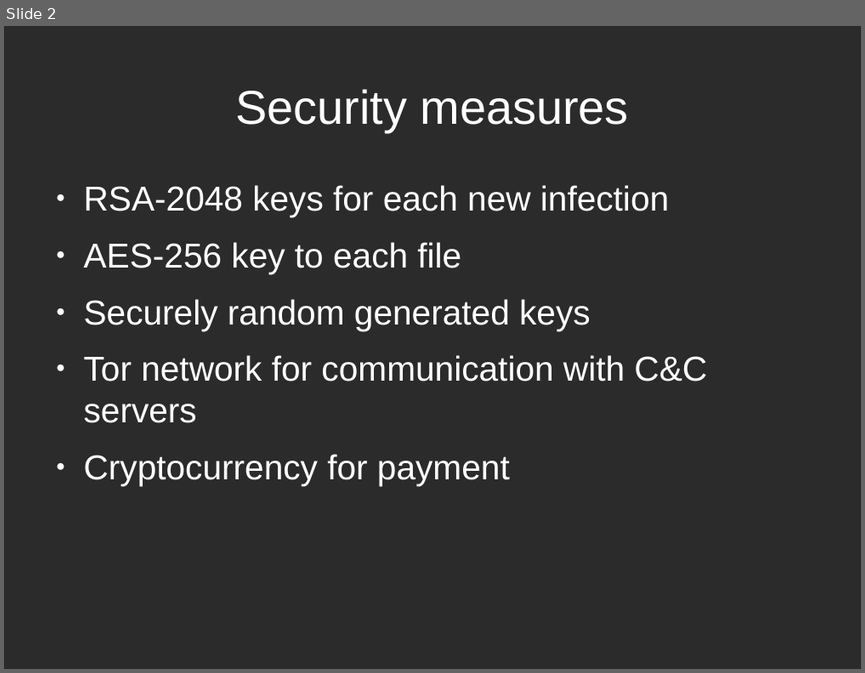
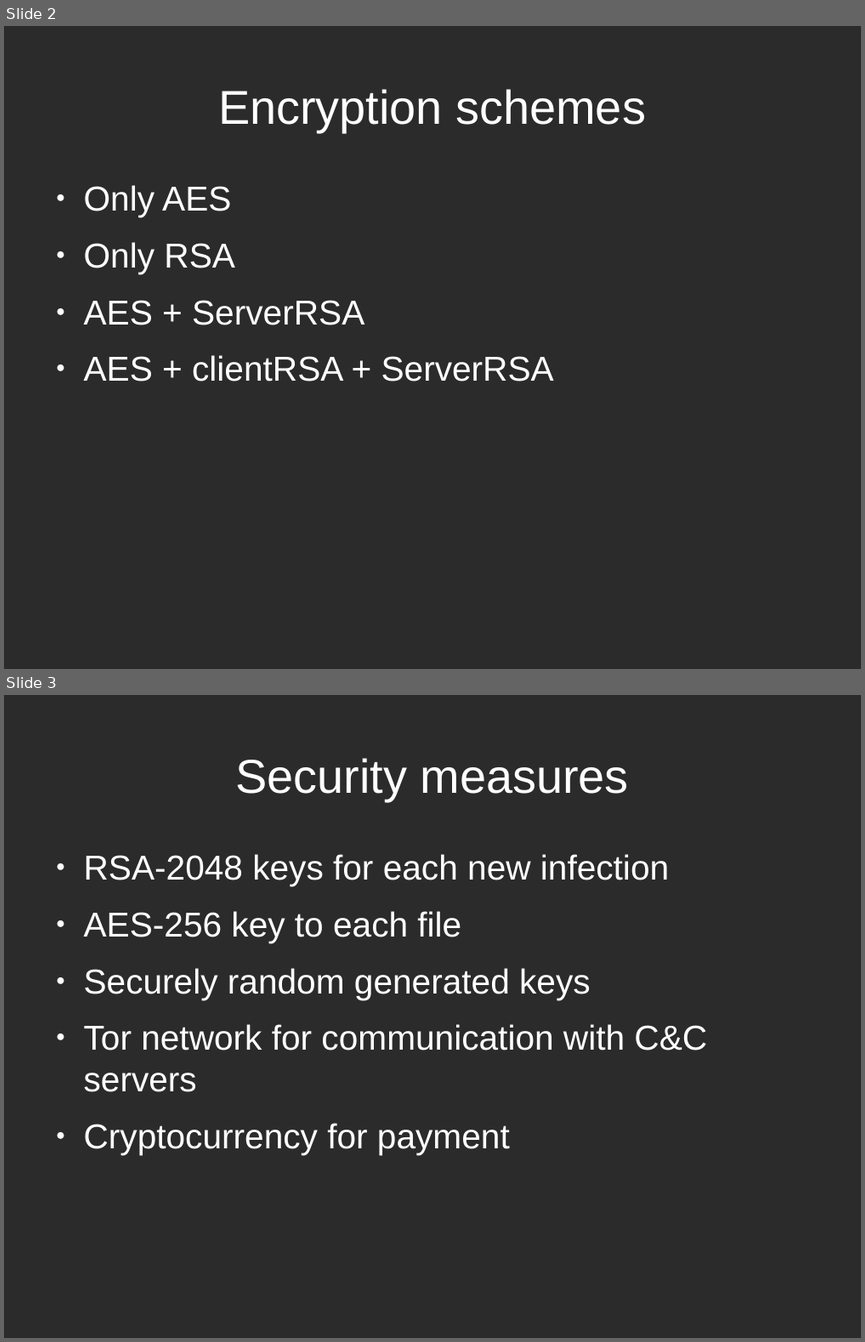
Before and after one commit to tarcisio-marinho/GonnaCry, a slide deck: Python/new_ransomware/na_beira_do_rio.odp. Shown one above the other, each under a label of ours: slide 2 before the commit, slides 2 and 3 after it. The pictures are 865x673 and 865x1342 pixels, drawn with LibreOffice and Linux fonts; fonts in the diff are those of the drawing; background and template pictures are left out; a plain dark background stands for a picture behind light text. Boxes give left, top, right and bottom in pixels: in the first picture for what was removed or moved away, otherwise in the second. Text is boxed around its words. In the diff, an @@ line names an element or a change of style, - is before the commit and + after.

```diff
--- a/Python/new_ransomware/na_beira_do_rio.odp
+++ b/Python/new_ransomware/na_beira_do_rio.odp
@@ slide 2 added at bbox=[4, 26, 861, 669], background picture (left out) @@
@@ title added at bbox=[218, 89, 646, 132], 44 pt, text #FFFFFF @@
+Encryption schemes
@@ text added at bbox=[84, 185, 554, 381], 32 pt, text #FFFFFF @@
+● Only AES
+● Only RSA
+● AES + ServerRSA
+● AES + clientRSA + ServerRSA
@@ what was slide 2 is now slide 3 @@
```
Also in this commit, not shown: 1 slide changed, 2 other files.
